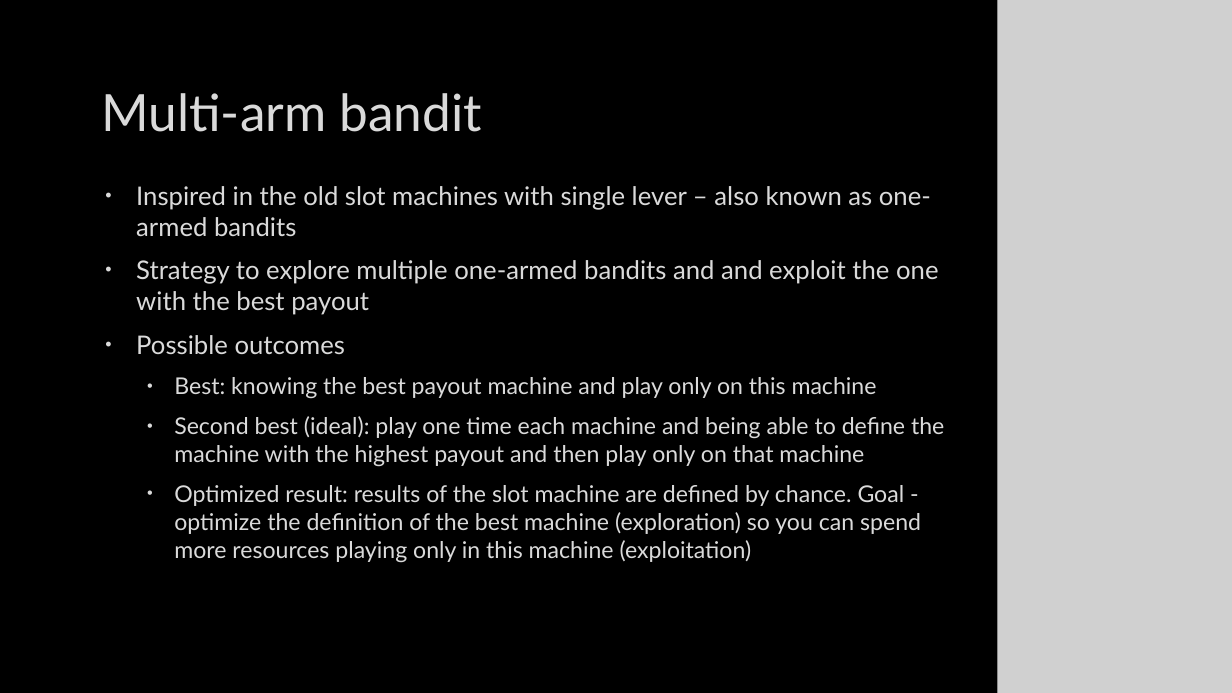
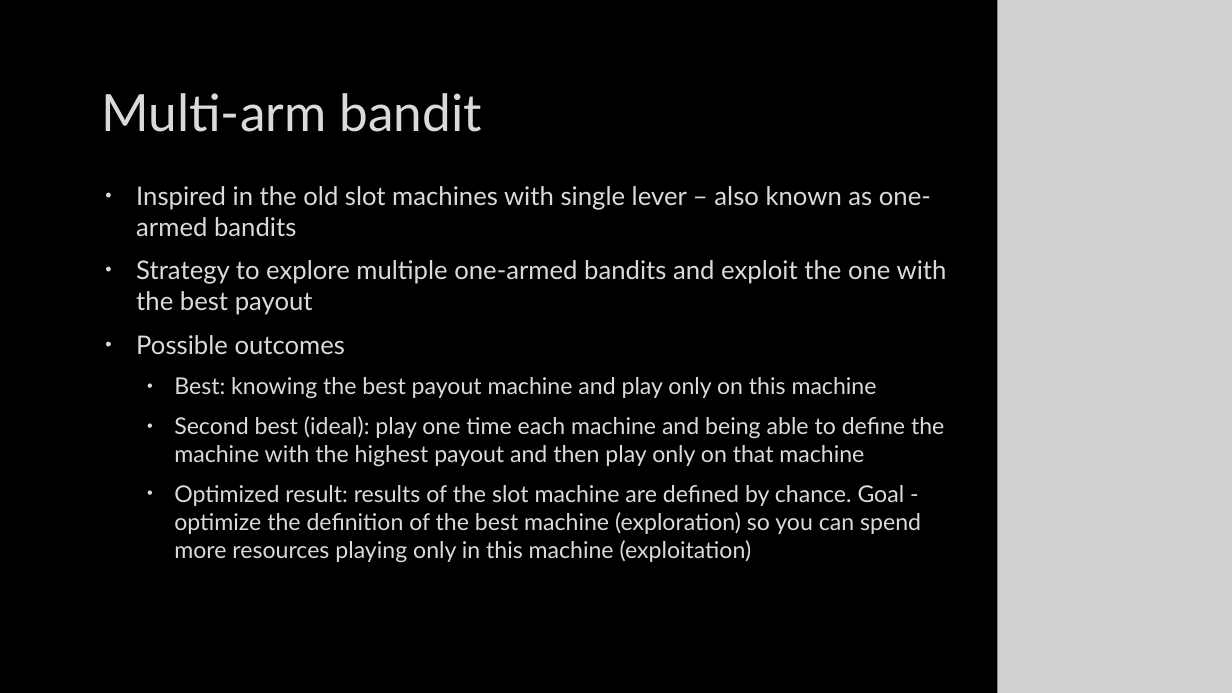
Before and after one commit to MarceloAlvesPereira/Springboard, a slide deck: slide 2 of AB Testing/AB Testing.pptx. Drawn at 1232x693 pixels with LibreOffice and Linux fonts; fonts in the diff are those of the drawing; grey boxes stand for pictures; background and template pictures are left out. Boxes give left, top, right and bottom in pixels: in the first picture for what was removed or moved away, otherwise in the second. Text is boxed around its words. In the diff, an @@ line names an element or a change of style, - is before the commit and + after.

```diff
--- a/AB Testing/AB Testing.pptx
+++ b/AB Testing/AB Testing.pptx
@@ text at box(136, 260, 947, 315): text changed @@
-• Strategy to explore multiple one-armed bandits and and exploit the one with the best payout
+• Strategy to explore multiple one-armed bandits and exploit the one with the best payout
```
Also in this commit, not shown: 2 other files.
